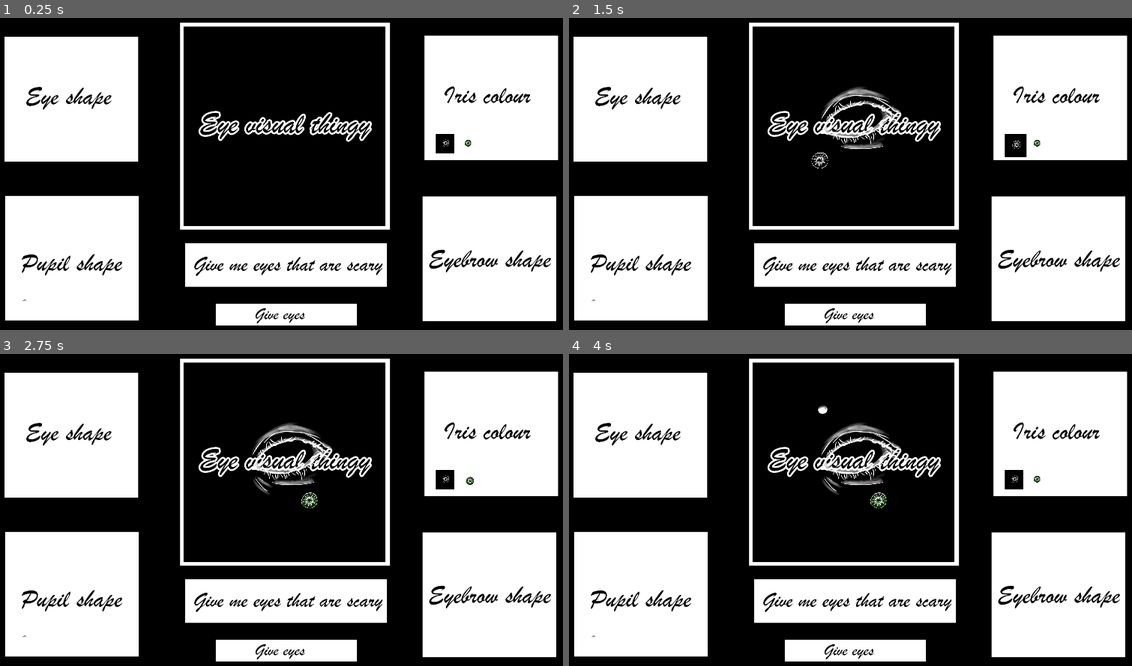
Above: before the commit, frames 1-4 (two rows, left to right).
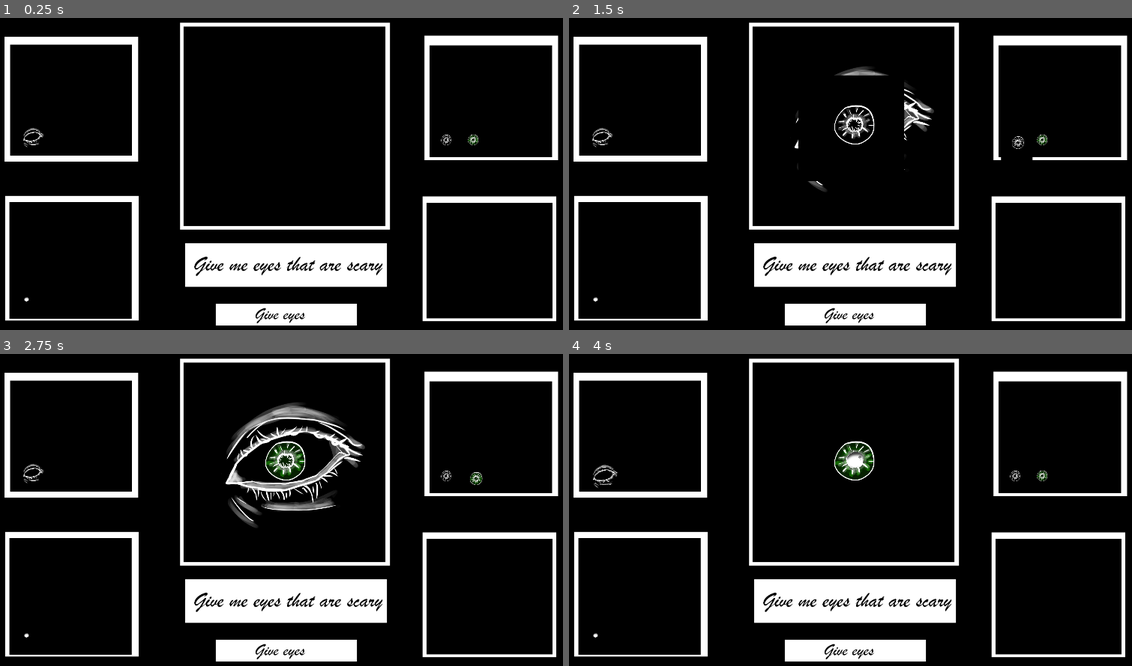
Above: after the commit, the same moments.

Repository: MarkusSecundus/Gamestudies-Experiment
Game: Godot game, scene res://scenes/MainScene.tscn
Same seed, same stepped clock (60 frames per second), same inputs: the game is played once before the commit and once after it.
Inputs (mouse positions are in pixels of both pictures, inside the frame that each line leads up to; where the layout moved, square brackets give the same spot in the first picture):
- Up to frame 1 (0.25 s): no input
- Up to frame 2 (1.5 s): click (602, 136) [597, 142] at 0.5 s; click (1013, 139) [1013, 142] at 1.25 s
- Up to frame 3 (2.75 s): click (472, 475) [467, 478] at 2 s
- Up to frame 4 (4 s): click (597, 634) [591, 637] at 2.75 s; click (602, 472) [597, 478] at 3.5 s

The runs differ from the first frame. In frame 1, 32% of the frame differs, in the area x 1-99%, y 8-97%; in frame 2, 34%; in frame 3, 36%; in frame 4, 34%.

Commit message:
minor visual effects improvements

Diff:
--- a/scenes/MainScene.tscn
+++ b/scenes/MainScene.tscn
@@ -102,7 +102,30 @@
 offset_right = -668.19995
 offset_bottom = -398.0
 
+[node name="Background" type="ColorRect" parent="BigEyeShowcase"]
+layout_mode = 1
+anchors_preset = -1
+anchor_right = 1.013
+anchor_bottom = 1.0
+offset_right = -4.0820313
+color = Color(0, 0, 0, 1)
+
 [node name="EyeShapes" type="Control" parent="BigEyeShowcase"]
+layout_mode = 1
+anchor_right = 1.01
+anchor_bottom = 1.0
+offset_left = -8.0
+offset_top = 6.0
+offset_right = -17.119995
+offset_bottom = 5.0
+script = ExtResource("2_1wiy7")
+
+[node name="EyeHuma1" type="Sprite2D" parent="BigEyeShowcase/EyeShapes"]
+position = Vector2(311, 302)
+scale = Vector2(0.84804684, 0.84804684)
+texture = ExtResource("2_ibiss")
+
+[node name="Irises" type="Control" parent="BigEyeShowcase"]
 layout_mode = 1
 anchor_right = 1.01
 anchor_bottom = 1.0
@@ -110,12 +133,17 @@
 offset_bottom = -1.0
 script = ExtResource("2_1wiy7")
 
-[node name="EyeHuma1" type="Sprite2D" parent="BigEyeShowcase/EyeShapes"]
-position = Vector2(308.00003, 288)
-scale = Vector2(0.48984385, 0.48984385)
-texture = ExtResource("2_ibiss")
-
-[node name="Irises" type="Control" parent="BigEyeShowcase"]
+[node name="IrisBlank" type="Sprite2D" parent="BigEyeShowcase/Irises"]
+position = Vector2(300, 306)
+scale = Vector2(0.53, 0.53)
+texture = ExtResource("3_c6dvc")
+
+[node name="IrisGreen" type="Sprite2D" parent="BigEyeShowcase/Irises"]
+position = Vector2(299.99997, 306.00003)
+scale = Vector2(0.5296875, 0.5296875)
+texture = ExtResource("4_611at")
+
+[node name="Pupils" type="Control" parent="BigEyeShowcase"]
 layout_mode = 1
 anchor_right = 1.01
 anchor_bottom = 1.0
@@ -123,27 +151,9 @@
 offset_bottom = -1.0
 script = ExtResource("2_1wiy7")
 
-[node name="IrisBlank" type="Sprite2D" parent="BigEyeShowcase/Irises"]
-position = Vector2(194.99998, 414)
-scale = Vector2(0.21718746, 0.21718746)
-texture = ExtResource("3_c6dvc")
-
-[node name="IrisGreen" type="Sprite2D" parent="BigEyeShowcase/Irises"]
-position = Vector2(383.00003, 427)
-scale = Vector2(0.2125, 0.2125)
-texture = ExtResource("4_611at")
-
-[node name="Pupils" type="Control" parent="BigEyeShowcase"]
-layout_mode = 1
-anchor_right = 1.01
-anchor_bottom = 1.0
-offset_right = -9.119995
-offset_bottom = -1.0
-script = ExtResource("2_1wiy7")
-
 [node name="Pupil1" type="Sprite2D" parent="BigEyeShowcase/Pupils"]
-position = Vector2(205.99998, 136.00002)
-scale = Vector2(0.2296875, 0.2296875)
+position = Vector2(308.00003, 300)
+scale = Vector2(0.40488264, 0.40488264)
 texture = ExtResource("5_k24pf")
 
 [node name="EyeShapes" type="Control" parent="."]
@@ -155,12 +165,20 @@
 offset_right = -1462.2
 offset_bottom = -605.0
 
+[node name="Background" type="ColorRect" parent="EyeShapes"]
+layout_mode = 1
+anchors_preset = -1
+anchor_right = 1.013
+anchor_bottom = 1.0
+offset_right = -4.0820313
+color = Color(0, 0, 0, 1)
+
 [node name="EyeHuma1" type="TextureButton" parent="EyeShapes" node_paths=PackedStringArray("assigned_shape")]
 layout_mode = 1
 anchors_preset = -1
 offset_left = 28.0
-offset_top = 280.0
-offset_right = 86.0
+offset_top = 255.47202
+offset_right = 109.0
 offset_bottom = 341.85315
 texture_normal = ExtResource("2_ibiss")
 ignore_texture_size = true
@@ -177,12 +195,20 @@
 offset_right = -117.19995
 offset_bottom = -601.0
 
+[node name="Background" type="ColorRect" parent="IrisColours"]
+layout_mode = 1
+anchors_preset = -1
+anchor_right = 1.013
+anchor_bottom = 1.0
+offset_right = -4.0820313
+color = Color(0, 0, 0, 1)
+
 [node name="IrisBlank" type="TextureButton" parent="IrisColours" node_paths=PackedStringArray("assigned_shape")]
 layout_mode = 0
-offset_left = 21.0
-offset_top = 285.0
-offset_right = 79.0
-offset_bottom = 346.85315
+offset_left = 9.0
+offset_top = 262.0
+offset_right = 93.0
+offset_bottom = 351.58044
 texture_normal = ExtResource("3_c6dvc")
 ignore_texture_size = true
 stretch_mode = 0
@@ -191,10 +217,10 @@
 
 [node name="IrisGreen" type="TextureButton" parent="IrisColours" node_paths=PackedStringArray("assigned_shape")]
 layout_mode = 0
-offset_left = 93.0
-offset_top = 285.0
-offset_right = 151.0
-offset_bottom = 346.85315
+offset_left = 94.0
+offset_top = 260.0
+offset_right = 181.0
+offset_bottom = 352.77972
 texture_normal = ExtResource("4_611at")
 ignore_texture_size = true
 stretch_mode = 0
@@ -210,11 +236,19 @@
 offset_right = -1463.2
 offset_bottom = -82.0
 
+[node name="Background" type="ColorRect" parent="PupilShapes"]
+layout_mode = 1
+anchors_preset = -1
+anchor_right = 1.013
+anchor_bottom = 1.0
+offset_right = -4.0820313
+color = Color(0, 0, 0, 1)
+
 [node name="Pupil1" type="TextureButton" parent="PupilShapes" node_paths=PackedStringArray("assigned_shape")]
 layout_mode = 0
 offset_left = 19.0
-offset_top = 291.0
-offset_right = 77.0
+offset_top = 278.2028
+offset_right = 89.0
 offset_bottom = 352.85315
 texture_normal = ExtResource("5_k24pf")
 ignore_texture_size = true
@@ -230,6 +264,14 @@
 offset_top = 627.0
 offset_right = -116.19995
 offset_bottom = -83.0
+
+[node name="Background" type="ColorRect" parent="EyebrowShapes"]
+layout_mode = 1
+anchors_preset = -1
+anchor_right = 1.013
+anchor_bottom = 1.0
+offset_right = -4.0820313
+color = Color(0, 0, 0, 1)
 
 [connection signal="button_down" from="EyeShapes/EyeHuma1" to="EyeShapes/EyeHuma1" method="_on_button_down"]
 [connection signal="button_up" from="EyeShapes/EyeHuma1" to="EyeShapes/EyeHuma1" method="_on_button_up"]
--- a/scripts/EyePartButton.gd
+++ b/scripts/EyePartButton.gd
@@ -1,25 +1,35 @@
 extends TextureButton
 
-const scale_change : float = 1.2
 
 @export var assigned_shape: CanvasItem
 
 func _on_pressed() -> void:
+	var original_hidden_state = assigned_shape.visible
 	(assigned_shape.get_parent() as CanvasItem).show()
 	for ch in assigned_shape.get_parent().get_children():
 		(ch as CanvasItem).hide()
-	assigned_shape.show()
+	assigned_shape.visible = not original_hidden_state
+
+
+
+const SCALE_CHANGE_ON_HOVER : float = 1.2
+const HOVER_EFFECT_BUILDUP_DURATION : float = 0.1
+
+@onready var button_scale_tween := EffectsUtils.TweenWrapper.new(self)
 
 func _on_mouse_entered() -> void:
-	self.scale = Vector2.ONE * scale_change
+	button_scale_tween.do_property(self, 'scale', Vector2.ONE * SCALE_CHANGE_ON_HOVER, HOVER_EFFECT_BUILDUP_DURATION)
 
 
 func _on_mouse_exited() -> void:
-	self.scale = Vector2.ONE
+	button_scale_tween.do_property(self, 'scale', Vector2.ONE, HOVER_EFFECT_BUILDUP_DURATION)
 
 
+
+const BUTTON_PRESSED_COLOR :=Color(0.8, 0.8, 0.8)
+
 func _on_button_down() -> void:
-	self.self_modulate = Color(0.8, 0.8, 0.8)
+	self.self_modulate = BUTTON_PRESSED_COLOR
 
 func _on_button_up() -> void:
 	self.self_modulate = Color.WHITE
--- a/scripts/util/EffectsUtils.gd
+++ b/scripts/util/EffectsUtils.gd
@@ -5,3 +5,16 @@
 	if !particles: return;
 	particles.set_one_shot(true);
 	particles.restart();
+
+class TweenWrapper:
+	var _tween : Tween
+	var _tree : SceneTree
+	func _init(obj: Node):
+		_tree = obj.get_tree()
+
+	func do_property(object: Object, property: NodePath, final_var: Variant, duration: float)->Tween:
+		if _tween and _tween.is_running():
+			_tween.stop()
+		_tween = _tree.create_tween()
+		_tween.tween_property(object, property, final_var, duration)
+		return _tween
